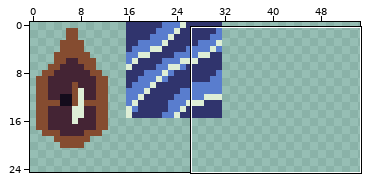
Pixel-art file, stored at source/graphics/ludum_dare_40_scrapsheet.ase. Above, an overview of the earlier version with the close-up marked.
Close-up. Before:
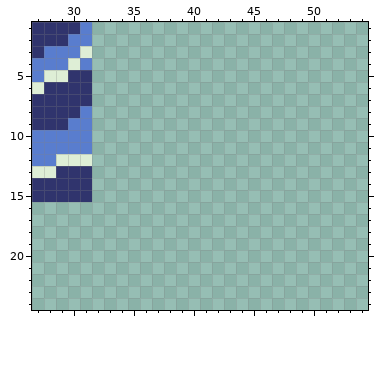
640x480 pixels, 1 frame. Shown: x 27..54, y 1..24. The wide view leaves out empty margins.
After:
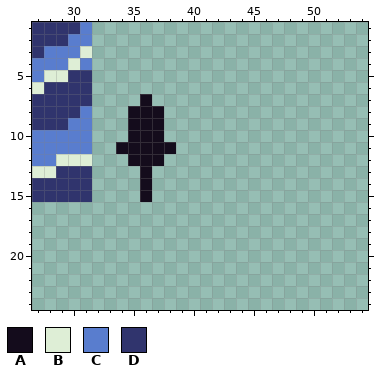
Palette (. is transparent): A #140c1c  B #deeed6  C #597dce  D #30346d
Edits made:
y 7: x 36 . -> A
y 8..10: x 35..37 ... -> AAA
y 11: x 34..38 ..... -> AAAAA
y 12: x 35..37 ... -> AAA
y 13..15: x 36 . -> A
Boxes around the changes in both close-ups, in picture pixels (x1, y1, x2, y2):
added: (116, 94, 176, 202)
